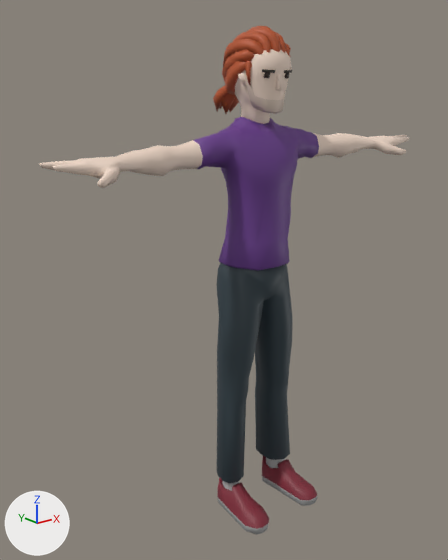
The glTF model js/models/avatars/club-crowd-vm2.glb as it was, and as the next commit left it.
Both versions are drawn from a 50 mm camera at (-1.521, -1.764, 1.661) aimed at (-0.091, 0.022, 0.946). Every picture has the same lights, and +X, +Y and +Z are marked at lower left. The first picture is the older version. Vertices at exactly the same position are counted once.

The older version as bpy lines, for what is in view:
```python
me_casual2_body = bpy.data.meshes.new('Casual2_Body')
me_casual2_body.from_pydata(...)  # 1520 vertices, 2888 faces; spans x -0.83..0.84, y -0.29..0.17, z 0.0..1.86
me_casual2_body.materials.append(mat_crowd)
ob_casual2_body = bpy.data.objects.new('Casual2_Body', me_casual2_body)
ob_casual2_body.location = (0.0, 0.0, 0.0)
```
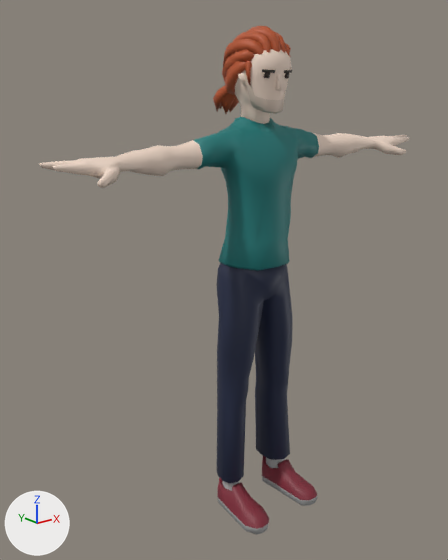
Changed parts and their boxes (x1, y1, x2, y2) in the pictures (448 x 560 px):
part 1 of me_casual2_body, recoloured (purple to dark cyan): (193, 117, 319, 271) in both
part 2 of me_casual2_body, edited (looks the same): (217, 263, 293, 483) in both

Diff of the bpy script that builds the scene:
```diff
--- a/js/models/avatars/club-crowd-vm2.glb.py
+++ b/js/models/avatars/club-crowd-vm2.glb.py
@@ me_casual2_body @@
 me_casual2_body.from_pydata(...)  # 1520 vertices, 2888 faces; spans x -0.83..0.84, y -0.29..0.17, z 0.0..1.86
 # used by ob_casual2_body; location = (0.0, 0.0, 0.0)
+# me_casual2_body part 1: 448 faces centred in x -0.28..0.28, y -0.18..0.06, z 1.03..1.55 are repainted in the vertex colours; the middle colour goes from purple #6a3d8d to dark cyan #1c7a78
+# me_casual2_body part 2: 378 faces centred in x -0.18..0.18, y -0.16..0.06, z 0.13..1.03 are repainted in the vertex colours; the middle colour goes from dark blue #324047 to dark blue #222a45
 me_casual2_body.materials.append(mat_crowd)
```
